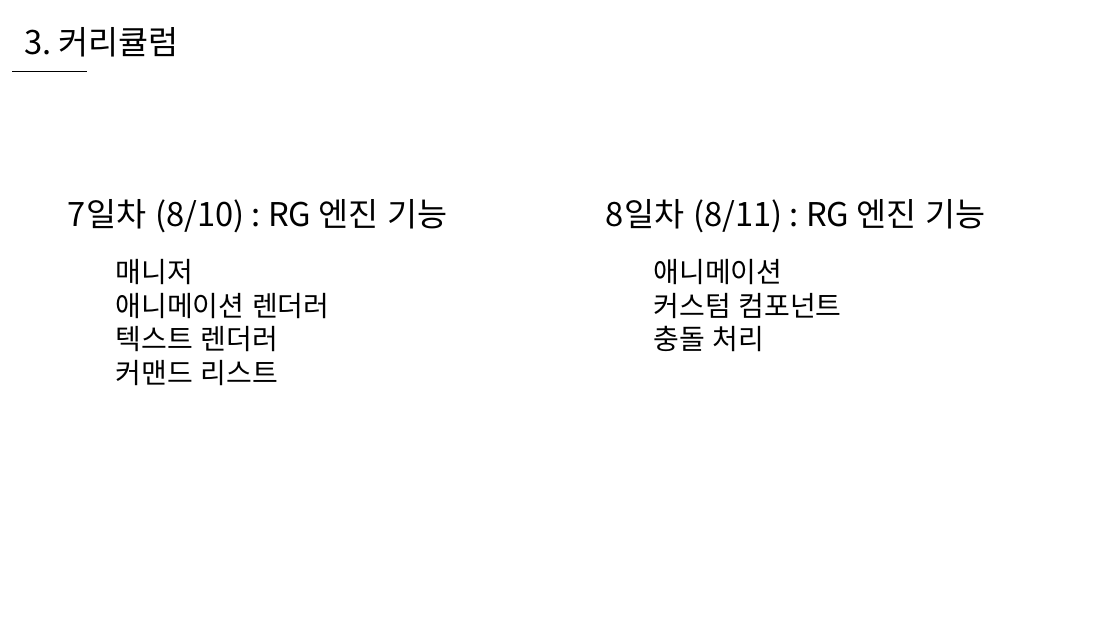
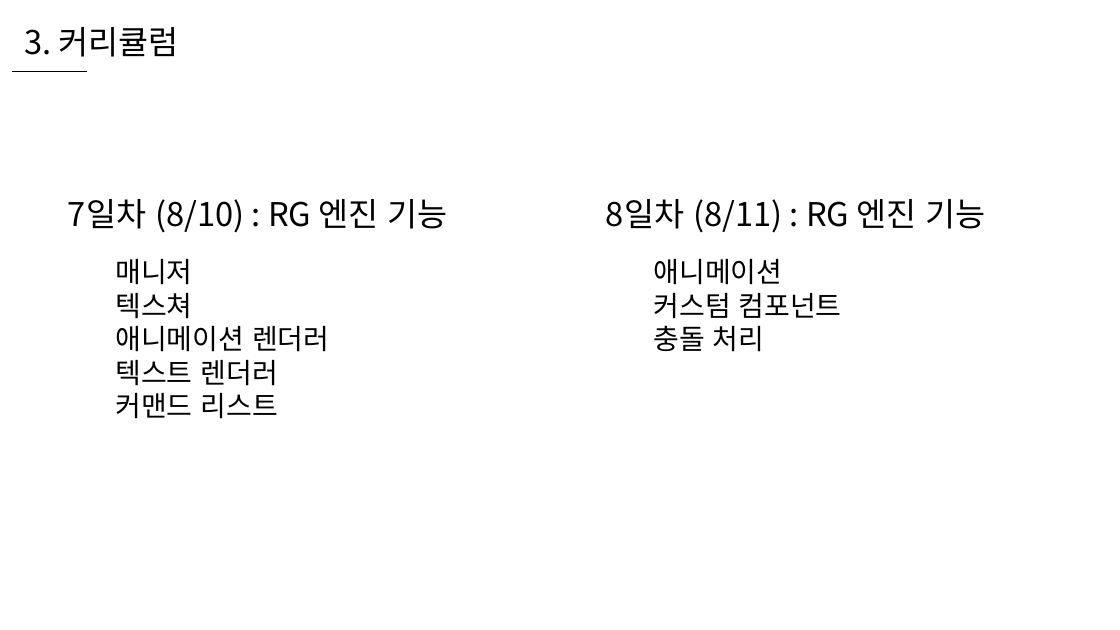
Before and after one commit to WooLyung/2021-RG-Lecture, a slide deck: slide 13 of 수업 자료/0 - 수업 소개.pptx (slide 12 before the commit). Drawn at 1120x630 pixels with LibreOffice and Linux fonts; fonts in the diff are those of the drawing. Boxes give left, top, right and bottom in pixels: in the first picture for what was removed or moved away, otherwise in the second. Text is boxed around its words. In the diff, an @@ line names an element or a change of style, - is before the commit and + after.

```diff
--- a/수업 자료/0 - 수업 소개.pptx
+++ b/수업 자료/0 - 수업 소개.pptx
@@ text at (115, 292, 192, 319): paragraph added @@
+텍스쳐
```
Also in this commit, not shown: 1 slide added, 5 other files.
